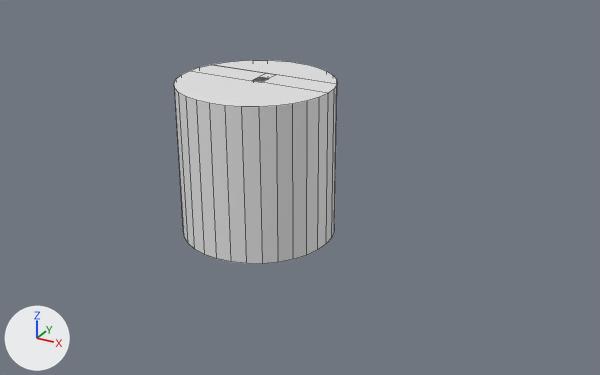
The FBX model Playground/Assets/Prefabs/cylinderFBX.fbx: old version first, new version second.
Before and after are seen from a camera (50 mm lens) standing at (5.25, -8.43, 3.92) and looking at (0.55, 0.12, -0.36). Every picture has the same lights, and +X, +Y and +Z are marked at lower left. Mesh edges are drawn as thin lines. Vertices at the same position are counted once.
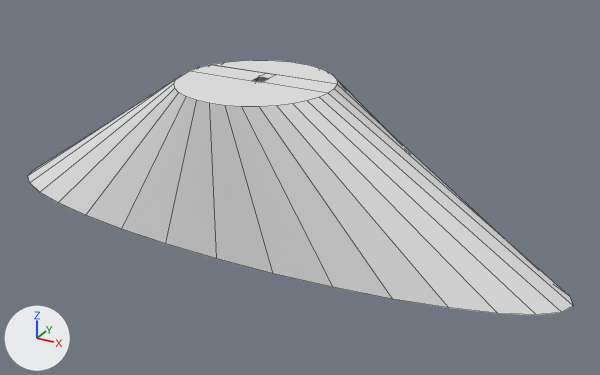
Edits to the bpy script that builds the scene:
```text
Change me_cylinder:
    where me_cylinder.from_pydata(...)  # 73 vertices, 38 faces; spans x -1.0..1.0, y -1.0..1.0, z -1.0..1.0
    used by ob_cylinder; location = (0.0, 0.0, 0.0)
    me_cylinder part 1: all 30 vertices in x -1.0..1.0, y -0.98..0.98, z -1.0 are scaled about their middle by (4.08, 1, 1)
```

Changed parts and their boxes (x1, y1, x2, y2) in the pictures (600 x 375 px; the box of a moved part takes in the faces that stretch with it):
'Cylinder', reshaped (233% wider, 25% taller): before (174, 60, 337, 264); after (28, 60, 573, 315)
part 1 of me_cylinder, moved or reshaped: before (174, 77, 337, 264); after (28, 75, 573, 315)
